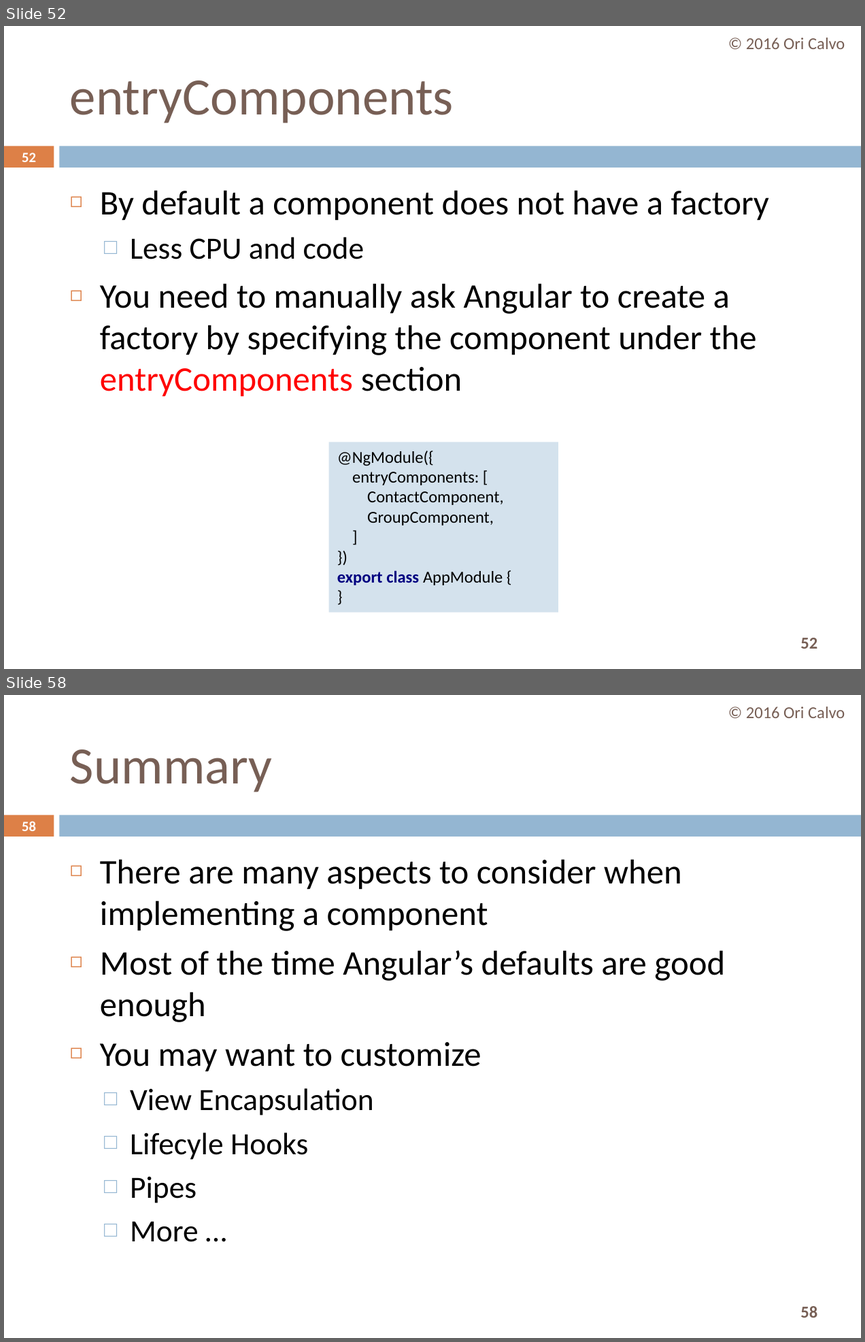
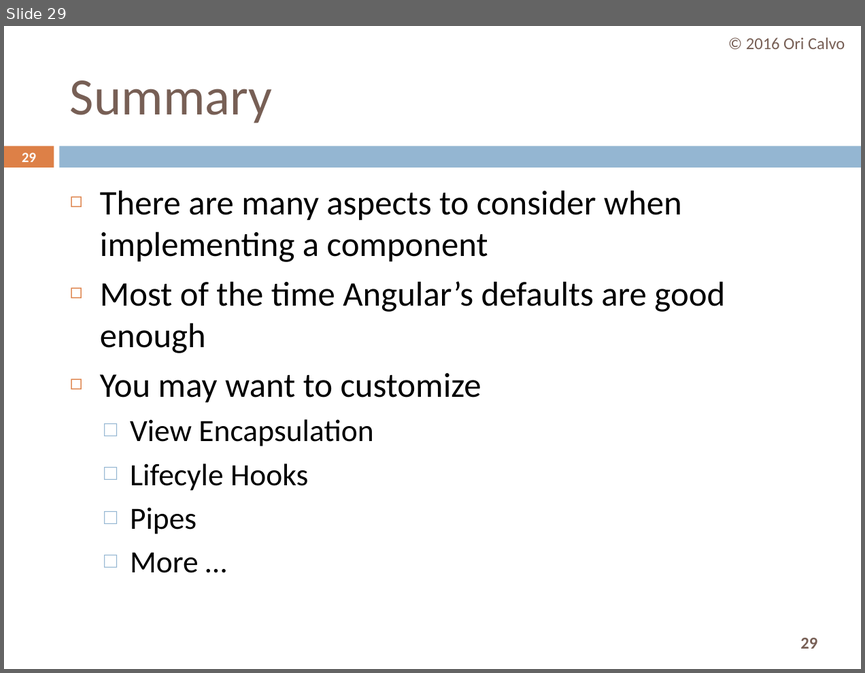
Before and after one commit to oricalvo/course-amdocs-angular, a slide deck: PPTs/06 Advanced Components.pptx. Shown one above the other, each under a label of ours: slides 52 and 58 before the commit, slide 29 after it; the slides between them are not shown. The pictures are 865x1342 and 865x673 pixels, drawn with LibreOffice and Linux fonts; fonts in the diff are those of the drawing. Boxes give left, top, right and bottom in pixels: in the first picture for what was removed or moved away, otherwise in the second. Text is boxed around its words. In the diff, an @@ line names an element or a change of style, - is before the commit and + after.

```diff
--- a/PPTs/06 Advanced Components.pptx
+++ b/PPTs/06 Advanced Components.pptx
@@ slide 52 removed at box(4, 26, 861, 669), background #FFFFFF; not listed: 3 template elements that a slide beside it also shows @@
@@ text removed at box(746, 38, 844, 49) @@
-© 2016 Ori Calvo
@@ title removed at box(70, 80, 453, 123) @@
-entryComponents
@@ page number removed at box(22, 152, 36, 162) @@
-52
@@ text removed at box(100, 190, 769, 397) @@
-◻ By default a component does not have a factory
-  □ Less CPU and code
-◻ You need to manually ask Angular to create a factory by specifying the component under the entryComponents section
@@ rectangle removed at box(329, 441, 558, 612) @@
-@NgModule({
-entryComponents: [
-ContactComponent,
-GroupComponent,
-]
-})
-export class AppModule {
-}
@@ what was slide 58 is now slide 29 @@
@@ page number at box(22, 152, 36, 162): text changed @@
-58
+29
@@ page number at box(800, 637, 817, 648): text changed @@
-58
+29
```
Also in this commit, not shown: 4 slides changed, 28 other slides removed.
